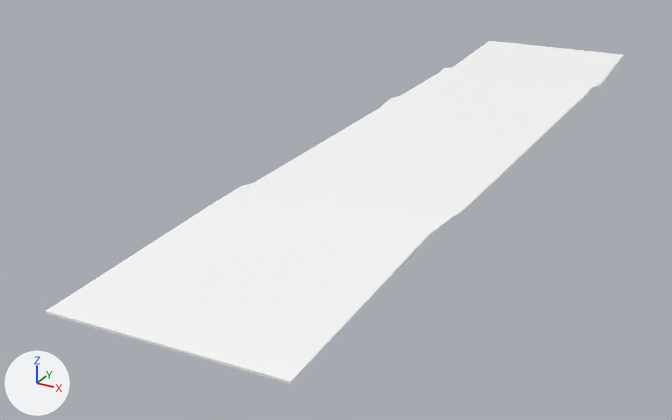
One commit to the glTF model assets/synty/simple_fantasy_interiors/models/SM_Prop_Rug_Large_Creased_02.glb: the scene before it, then after it.
Both versions are drawn from a 50 mm camera at (0.0483, -0.1146, 0.0441) aimed at (-0.0099, -0.0087, -0.0088). Arrows for +X, +Y and +Z are at lower left; the lights stay in place.

In view in the first picture: 'SM_Prop_Rug_Large_Creased_02'.
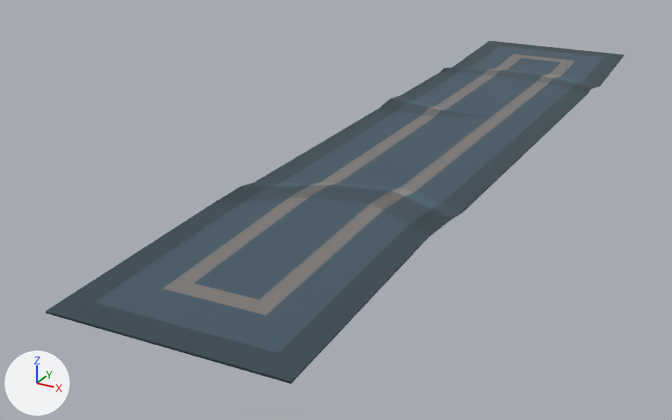
Edits to the scene script, one JSON object a line:
```json
{"op": "add", "block": "img_simplefantasyinteriorstexture", "code": ["img_simplefantasyinteriorstexture = load_image('SimpleFantasyInteriorsTexture', '_unpacked/SimpleFantasyInteriorsTexture', 1024, 1024, 'sRGB')"]}
{"op": "remove", "block": "mat_lambert1", "code": "mat_lambert1.base_color = (1.0, 1.0, 1.0)  # white #ffffff"}
{"op": "add", "block": "mat_lambert1", "code": "mat_lambert1.texture = img_simplefantasyinteriorstexture"}
```

Where the change shows, as pixel boxes (x1, y1, x2, y2) in the pictures (672 x 420 px):
```json
{"object": "SM_Prop_Rug_Large_Creased_02", "change": "surface changed", "before": [46, 41, 624, 384], "after": [46, 41, 624, 384], "on screen": "white to blue"}
```
